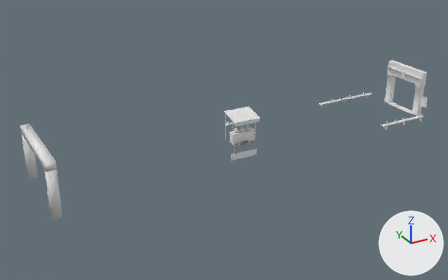
What one commit did to the Blender file assets/eclipse/source/candle_lane.blend.
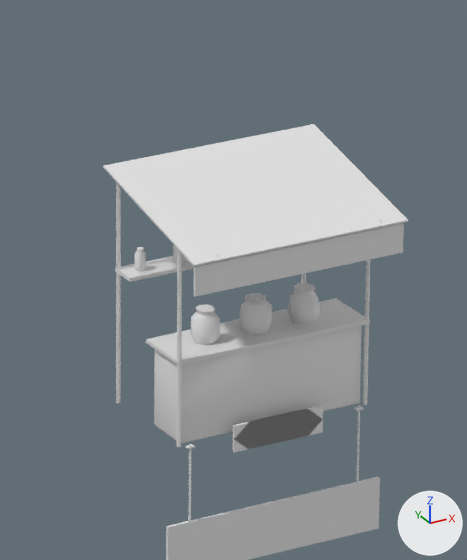
The first picture shows the older version from a 50 mm lens placed at (-23.8, -39.8, 20.5), pointed at (-2.0, -0.2, 0.7). The close-ups show the older and then the newer version on the part from 47% to 60% of the width and 33% to 57% of the height of that picture. Only the edits that show in the close-ups are written down. The lights are fixed; the arrows at lower right show +X, +Y and +Z.

Names of what the first close-up shows: 'arrow_east', 'enamel_sign', 'puesto' and 1 more.
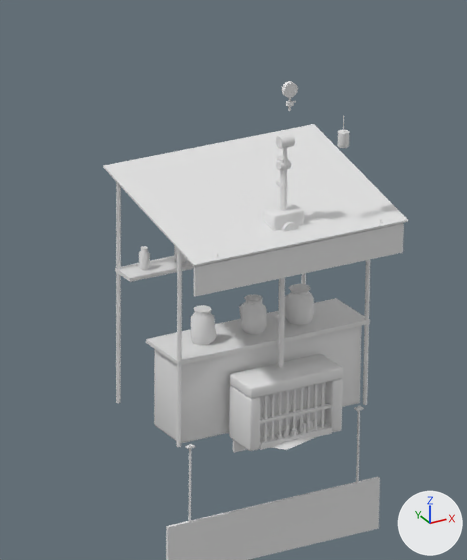
Not visible in the close-ups: 'candle_mass_b'.

Pixel boxes (x1, y1, x2, y2) of what changed, in the close-ups (467 x 560 px; the box of a moved part takes in the faces that stretch with it):
'culvert', added
    after: (229, 354, 343, 451)
    faces in mat_cement (white #e7e7e7): (229, 354, 343, 451)
    faces in mat_iron (white #e7e7e7): (260, 382, 331, 441)
    faces in mat_soot_black (white #e7e7e7): (260, 382, 326, 438)
'gas_meter', added
    after: (264, 133, 304, 232)
    faces in mat_steel (white #e7e7e7): (264, 155, 304, 231)
    faces in mat_pipe_ochre (white #e7e7e7): (276, 133, 295, 210)
'air_branch', added
    after: (273, 159, 291, 368)
    faces in mat_pipe_blue (white #e7e7e7): (276, 159, 291, 368)
'candle_mass_a', added
    after: (267, 419, 319, 450)
    faces in mat_wax_white (white #e7e7e7): (267, 419, 316, 450)
'main_gauge', added
    after: (282, 81, 350, 148)
    faces in mat_tin (white #e7e7e7): (338, 130, 350, 148)
    faces in mat_brass (white #e7e7e7): (282, 81, 298, 111)
part 1 of me_puesto, moved or reshaped
    before: (135, 247, 146, 271)
    after: (139, 246, 150, 270)
part 2 of me_puesto, moved or reshaped
    before: (173, 245, 185, 263)
    after: (174, 246, 186, 263)
part 3 of me_puesto, moved or reshaped
    before: (239, 283, 320, 335)
    after: (239, 284, 314, 334)
part 4 of me_puesto, moved or reshaped
    before: (191, 304, 220, 345)
    after: (191, 305, 216, 345)
'arrow_east', unchanged, covered by the edit
    before: (233, 408, 322, 453)
    after: (233, 440, 247, 453)

Diff of the bpy script that builds the scene:
```diff
--- a/assets/eclipse/source/candle_lane.blend.py
+++ b/assets/eclipse/source/candle_lane.blend.py
@@ me_puesto @@
 me_puesto.from_pydata(...)  # 496 vertices, 410 faces; spans x -1.18..1.18, y -0.45..1.32, z 0.0..2.49
+# me_puesto part 1: the loose piece of 40 vertices spanning x -0.93..-0.82, y 1.07..1.19, z 1.42..1.64 is turned -38 degrees about the z axis through its middle and scaled by 0.989, then moved by (0.04, 0.0, 0.0)
+# me_puesto part 2: the loose piece of 40 vertices spanning x -0.5..-0.39, y 1.07..1.19, z 1.42..1.64 is turned -11.2 degrees about the z axis through its middle and scaled by 1.01, then moved by (0.02, 0.0, 0.0)
+# me_puesto part 3: 80 of 496 vertices moved; they spanned x -0.19..0.66, y 0.18..0.49, z 0.9..1.24 and now span x -0.2..0.63, y 0.19..0.49, z 0.9..1.24; mean shift (-0.04, 0.0, 0.0); largest move (0.52, 0.21, 0.96) -> (0.38, 0.21, 0.96)
+# me_puesto part 4: 40 of 496 vertices moved; they spanned x -0.74..-0.46, y 0.21..0.49, z 0.9..1.24 and now span x -0.76..-0.5, y 0.22..0.49, z 0.9..1.24; mean shift (-0.03, 0.0, 0.0); largest move (-0.48, 0.26, 1.14) -> (-0.54, 0.27, 1.14)
 me_puesto.materials.append(mat_steel)
@@ ob_culvert @@
+ob_culvert = bpy.data.objects.new('culvert', me_culvert)  # 300 vertices, 252 faces; spans x -0.52..0.52, y -0.4..0.01, z 0.0..0.67; in mat_cement (white #e7e7e7), mat_soot_black (white #e7e7e7), mat_iron (white #e7e7e7)
+ob_culvert.location = (0.0, 0.0, 0.0)
@@ ob_air_branch @@
+ob_air_branch = bpy.data.objects.new('air_branch', me_air_branch)  # 136 vertices, 96 faces; spans x -0.23..0.23, y -0.16..0.0, z 0.08..2.79; in mat_pipe_blue (white #e7e7e7), mat_steel (white #e7e7e7), mat_soot_black (white #e7e7e7)
+ob_air_branch.location = (0.0, 0.0, 0.0)
@@ ob_main_gauge @@
+ob_main_gauge = bpy.data.objects.new('main_gauge', me_main_gauge)  # 132 vertices, 96 faces; spans x -0.075..0.654, y -0.233..-0.127, z 2.86..3.615; in mat_brass (white #e7e7e7), mat_steel (white #e7e7e7), mat_sign (white #e7e7e7), mat_tin (white #e7e7e7)
+ob_main_gauge.location = (0.0, 0.0, 0.0)
@@ ob_gas_meter @@
+ob_gas_meter = bpy.data.objects.new('gas_meter', me_gas_meter)  # 188 vertices, 148 faces; spans x -0.17..0.17, y -0.24..0.02, z 1.66..3.059; in mat_pipe_ochre (white #e7e7e7), mat_steel (white #e7e7e7), mat_sign (white #e7e7e7), mat_brass (white #e7e7e7)
+ob_gas_meter.location = (0.0, 0.0, 0.0)
@@ ob_candle_mass_b @@
+ob_candle_mass_b = bpy.data.objects.new('candle_mass_b', me_candle_mass_b)  # 931 vertices, 806 faces; spans x -0.364..0.291, y -0.295..0.28, z -0.045..0.354; in mat_wax (white #e7e7e7), mat_wax_white (white #e7e7e7), mat_wax_red (white #e7e7e7)
+ob_candle_mass_b.location = (0.0, 0.0, 0.0)
@@ ob_candle_mass_a @@
+ob_candle_mass_a = bpy.data.objects.new('candle_mass_a', me_candle_mass_a)  # 1763 vertices, 1534 faces; spans x -0.482..0.554, y -0.513..0.449, z -0.045..0.403; in mat_wax_white (white #e7e7e7), mat_wax (white #e7e7e7), mat_wax_red (white #e7e7e7)
+ob_candle_mass_a.location = (0.0, 0.0, 0.0)
```
